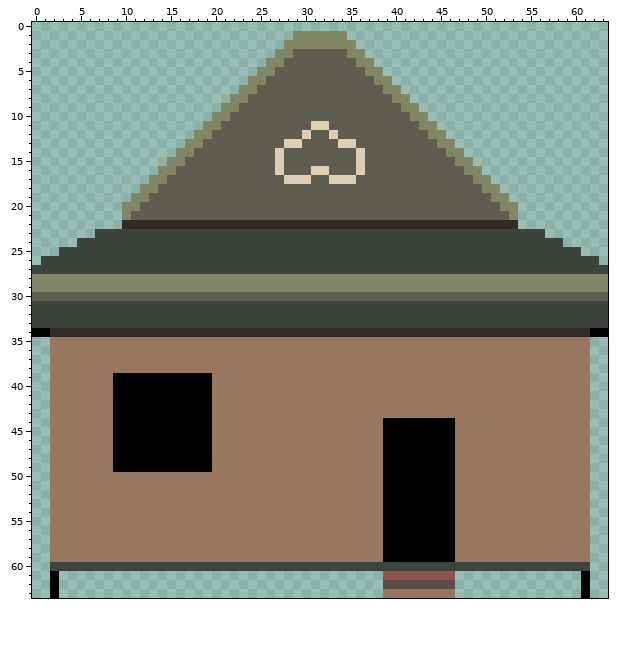
Pixel-art file, stored at assets/buildings/house.ase. This is how it looked before the edit.
64x64 pixels, 1 frame.
New version:
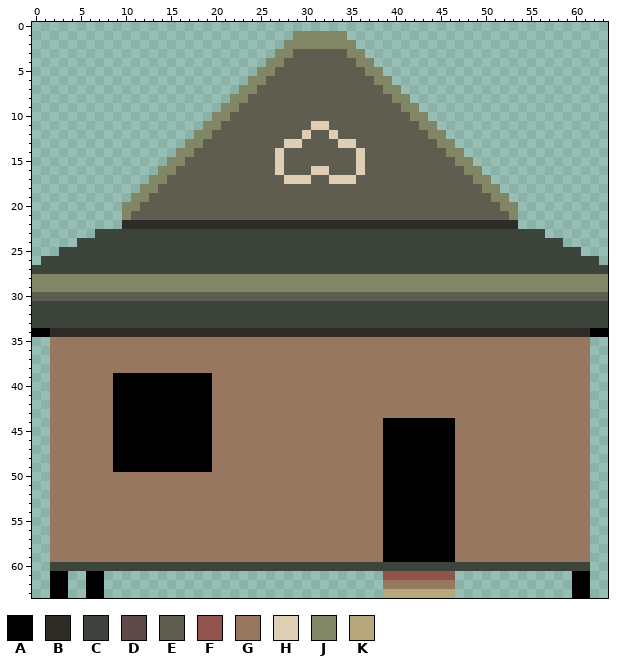
Palette (. is transparent): A #000000  B #2f2c27  C #3d443b  D #5e4a48  E #5f5d4f  F #90544d  G #977760  H #deceb4  J #818765  K #b6a87b
What changed:
{"where": "layer \"body\""}
{"y":61,"x":3,"old":".","new":"A"}
{"y":61,"x":6,"old":"..","new":"AA"}
{"y":61,"x":60,"old":".","new":"A"}
{"y":62,"x":3,"old":".","new":"A"}
{"y":62,"x":6,"old":"..","new":"AA"}
{"y":62,"x":39,"old":"DDDDDDDD","new":"GGGGGGGG"}
{"y":62,"x":60,"old":".","new":"A"}
{"y":63,"x":3,"old":".","new":"A"}
{"y":63,"x":6,"old":"..","new":"AA"}
{"y":63,"x":39,"old":"GGGGGGGG","new":"KKKKKKKK"}
{"y":63,"x":60,"old":".","new":"A"}
